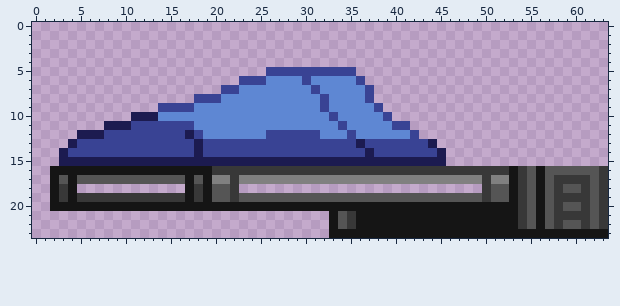
One commit to this pixel-art sprite: src/objects/doublebeds/outpostdoublebed/outpostdoublebedcover.png. The picture above was drawn from the file before the commit.
The file is 64x24 pixels.
Once edited:
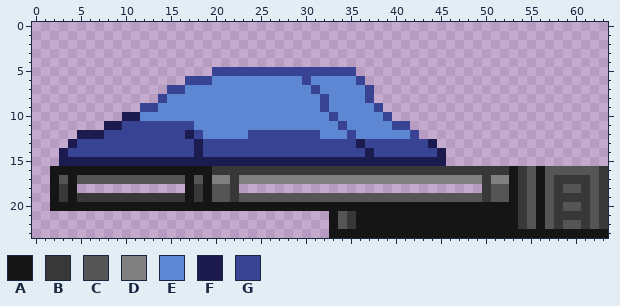
Palette (. is transparent): A #151515  B #383838  C #555555  D #808080  E #5e87d3  F #1c1b50  G #394394
The edit:
Colour E now appears in row 6 at x 20 to 22; in row 7 at x 17 to 20; in row 8 at x 15 to 17.
The author changed colour F to colour E in row 10 at x 12 to 13.
The author changed colour G to colour E in row 6 at x 23 to 25; in row 7 at x 21 to 22; in row 8 at x 18 to 20; in row 9 at x 14 to 17.
Colour F now appears in row 10 at x 10.
Colour G now appears in row 5 at x 20 to 25; in row 6 at x 17 to 19; in row 7 at x 15 to 16; in row 8 at x 14; in row 9 at x 12 to 13.
The author changed colour E to colour G in row 12 at x 24 to 25.
The author changed colour F to colour G in row 11 at x 10.
